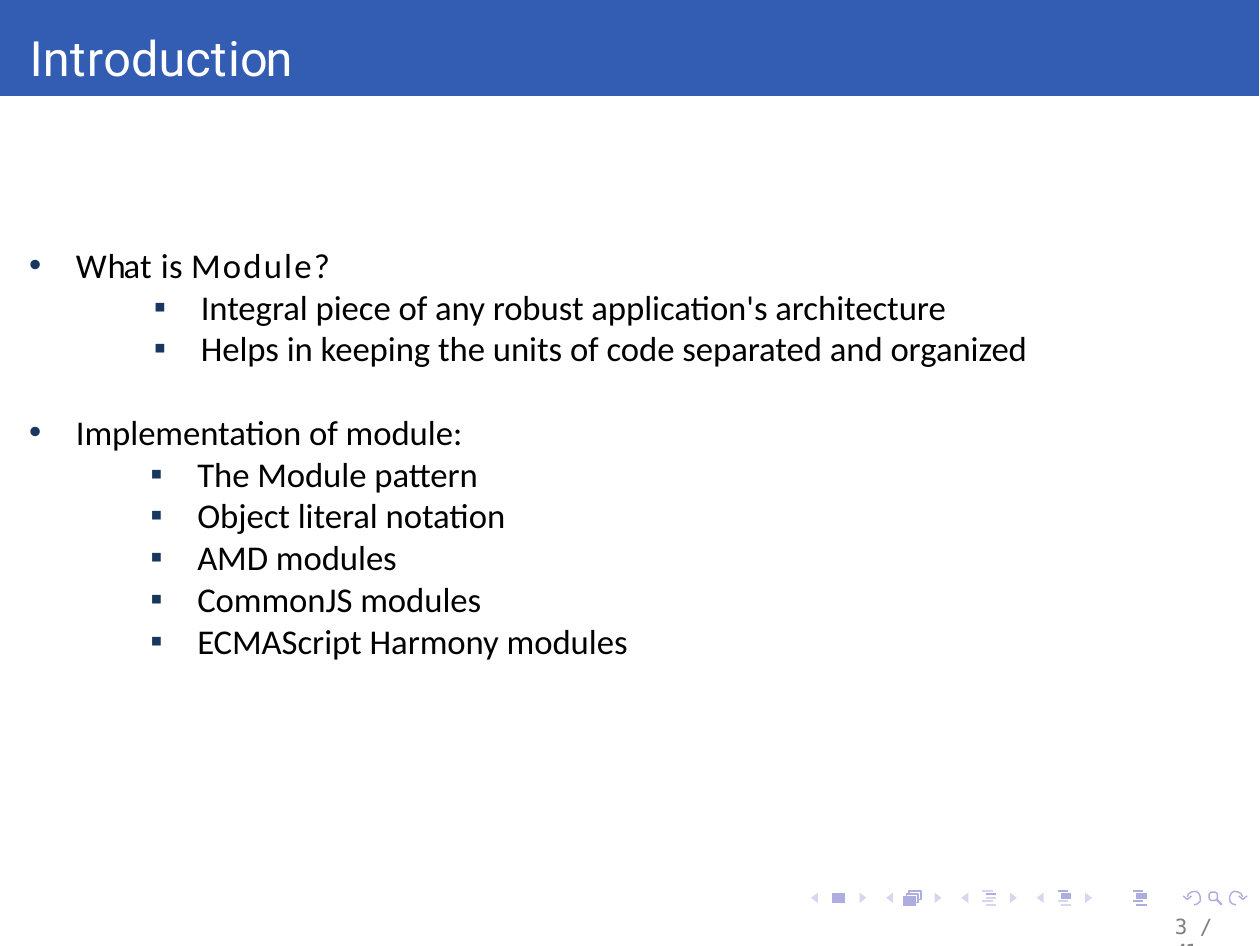
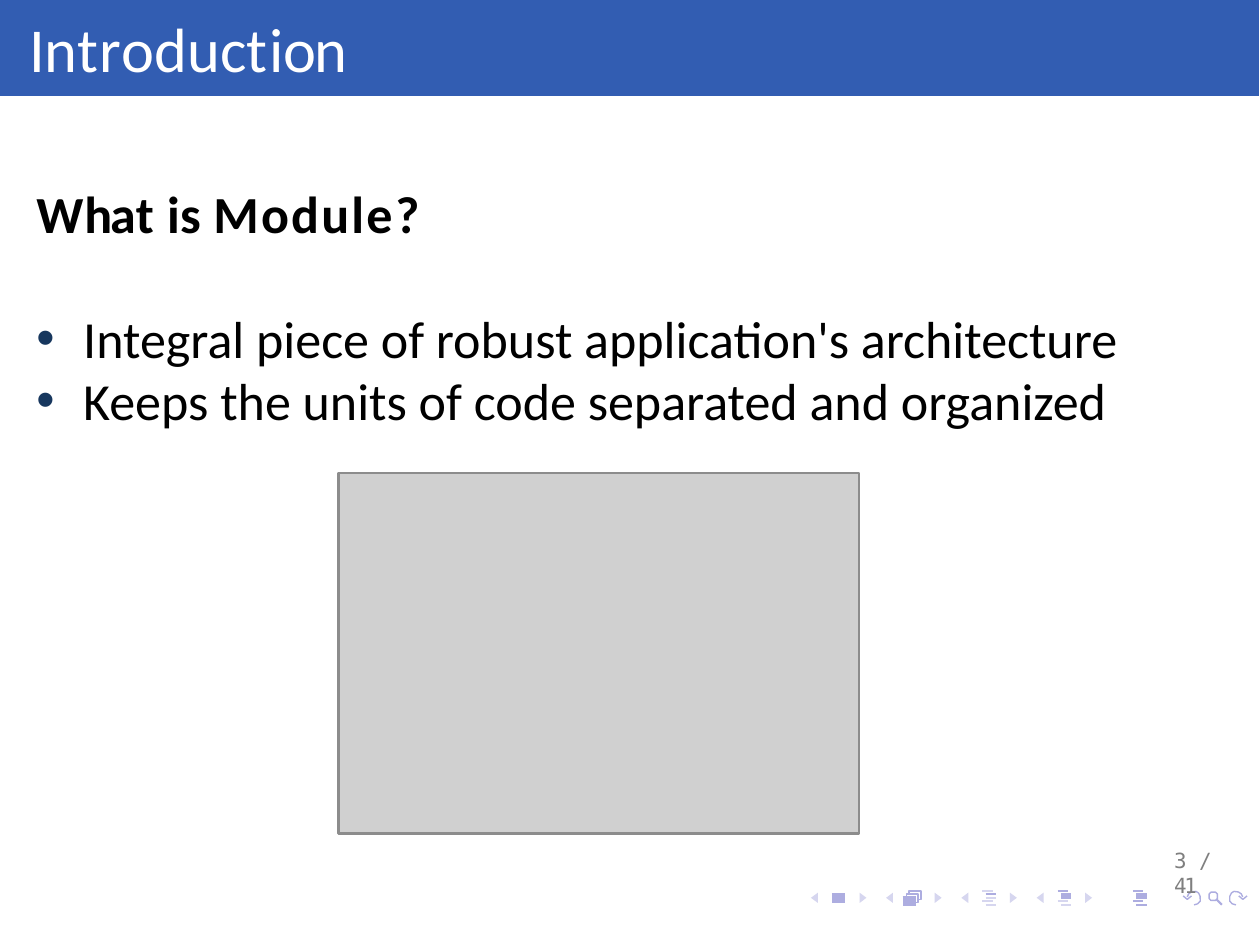
Before and after one commit to daFischer/Javascript-Seminar, a slide deck: slide 3 of Module Pattern - 2 version.pptx. Drawn at 1260x946 pixels with LibreOffice and Linux fonts; fonts in the diff are those of the drawing; grey boxes stand for pictures; background and template pictures are left out. Boxes give left, top, right and bottom in pixels: in the first picture for what was removed or moved away, otherwise in the second. Text is boxed around its words. In the diff, an @@ line names an element or a change of style, - is before the commit and + after.

Commit message:
Changed the font size and added pictures

```diff
--- a/Module Pattern - 2 version.pptx
+++ b/Module Pattern - 2 version.pptx
@@ title "Introduction": place and size @@
-title "Introduction" at <box>30,39,293,77</box>
+title "Introduction" at <box>29,28,347,73</box>
@@ title "Introduction" at <box>29,28,347,73</box>: size 14 to 18 pt, font Roboto to Calibri @@
@@ text "What is Module?": place and size @@
-text "What is Module?" at <box>76,254,1027,660</box>
+text "What is Module?" at <box>36,196,1117,429</box>
@@ text at <box>36,196,419,234</box>: size 10 to 15 pt, bold on in "What is Module?"; bullet • to none @@
@@ text at <box>83,322,1117,429</box>: text changed; size 10 to 15 pt @@
-  ▪ Integral piece of any robust application's architecture
-  ▪ Helps in keeping the units of code separated and organized
-• Implementation of module:
-  ▪ The Module pattern
-  ▪ Object literal notation
-  ▪ AMD modules
-  ▪ CommonJS modules
-  ▪ ECMAScript Harmony modules
+• Integral piece of robust application's architecture
+• Keeps the units of code separated and organized
@@ picture added at <box>338,472,858,832</box> @@
@@ page number rewrapped from <box>1175,918,1188,934</box> to <box>1174,852,1197,898</box> @@
```
Also in this commit, not shown: 9 other slides changed, 3 slides added.
